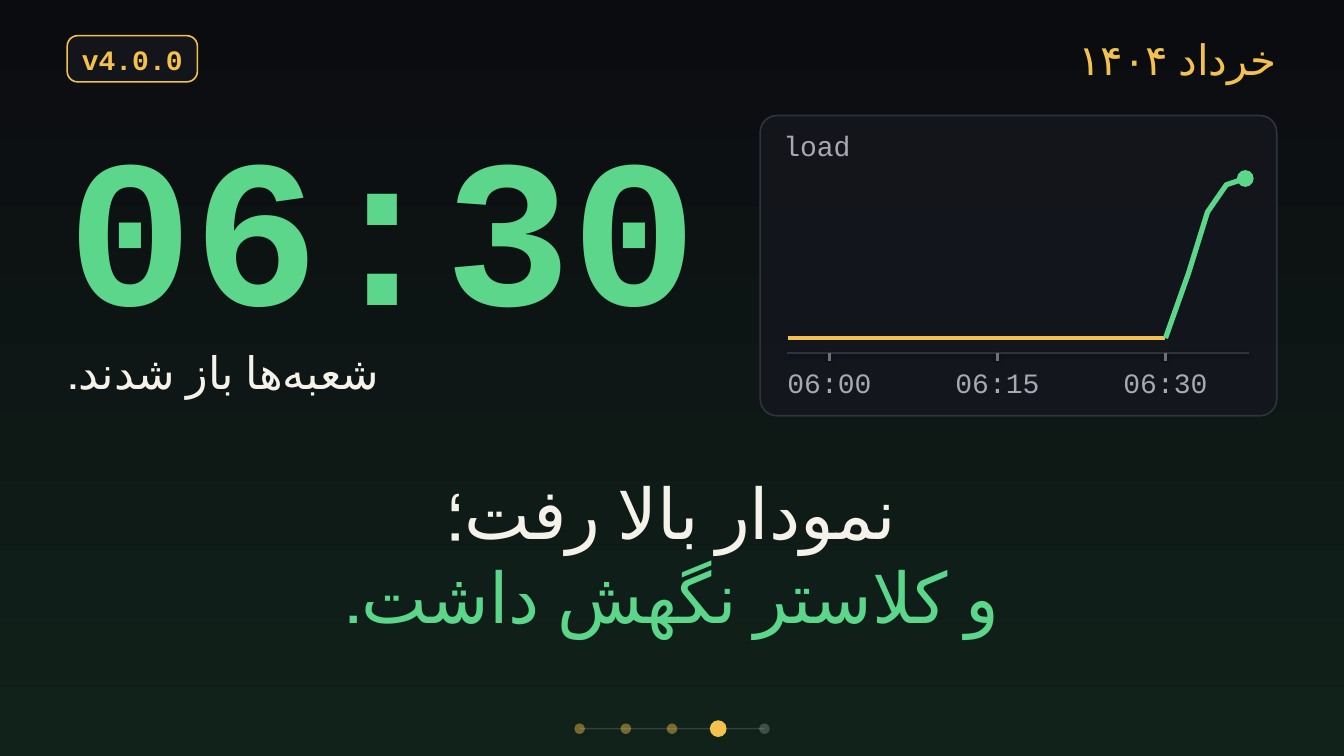
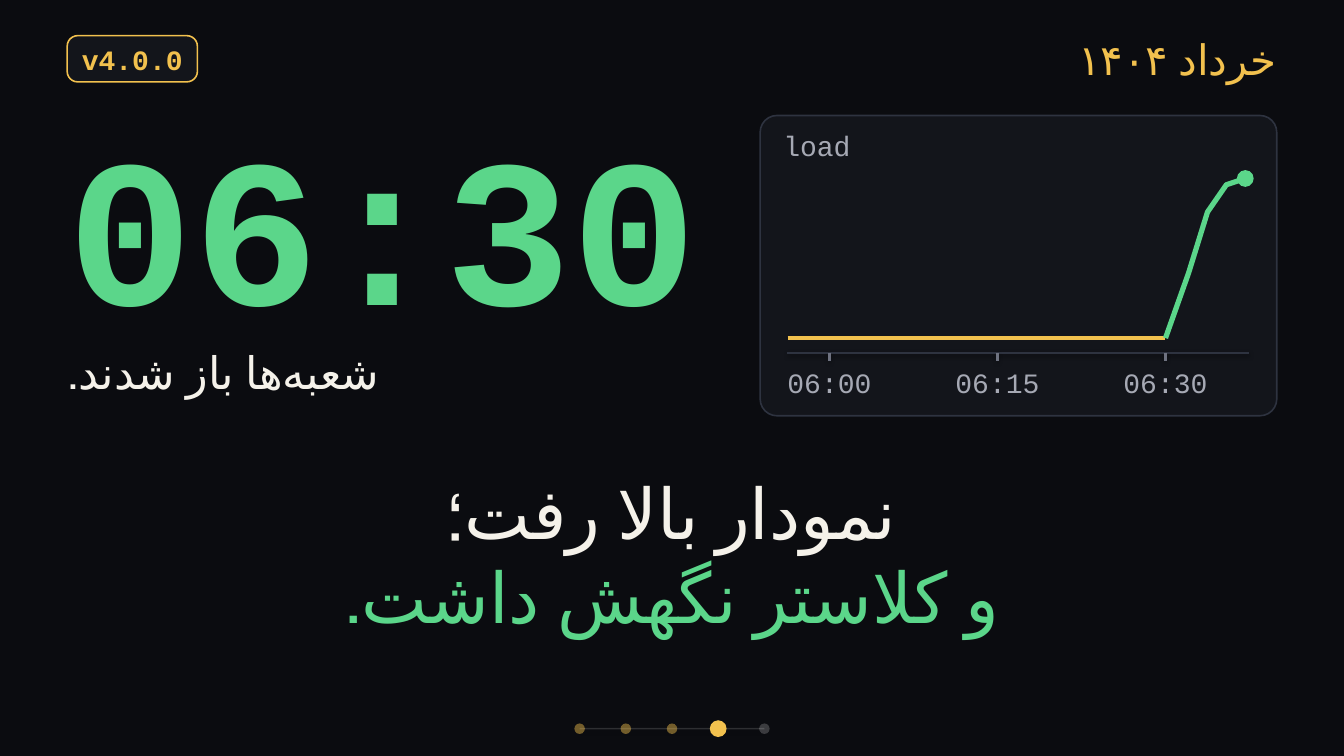
Before and after one commit to aliamani66/eraealiamani, a slide deck: slide 50 of new/BreakingChanges.pptx. Drawn at 1344x756 pixels with LibreOffice and Linux fonts; fonts in the diff are those of the drawing; background and template pictures are left out. Boxes give left, top, right and bottom in pixels: in the first picture for what was removed or moved away, otherwise in the second. Text is boxed around its words. In the diff, an @@ line names an element or a change of style, - is before the commit and + after.

```diff
--- a/new/BreakingChanges.pptx
+++ b/new/BreakingChanges.pptx
@@ rectangle at bbox=[0, 0, 1344, 756]: fill gradient #0B0C10 to #10221A to #0B0C10 at 70% opacity @@
```
Also in this commit, not shown: 43 other slides changed, 11 other files.
